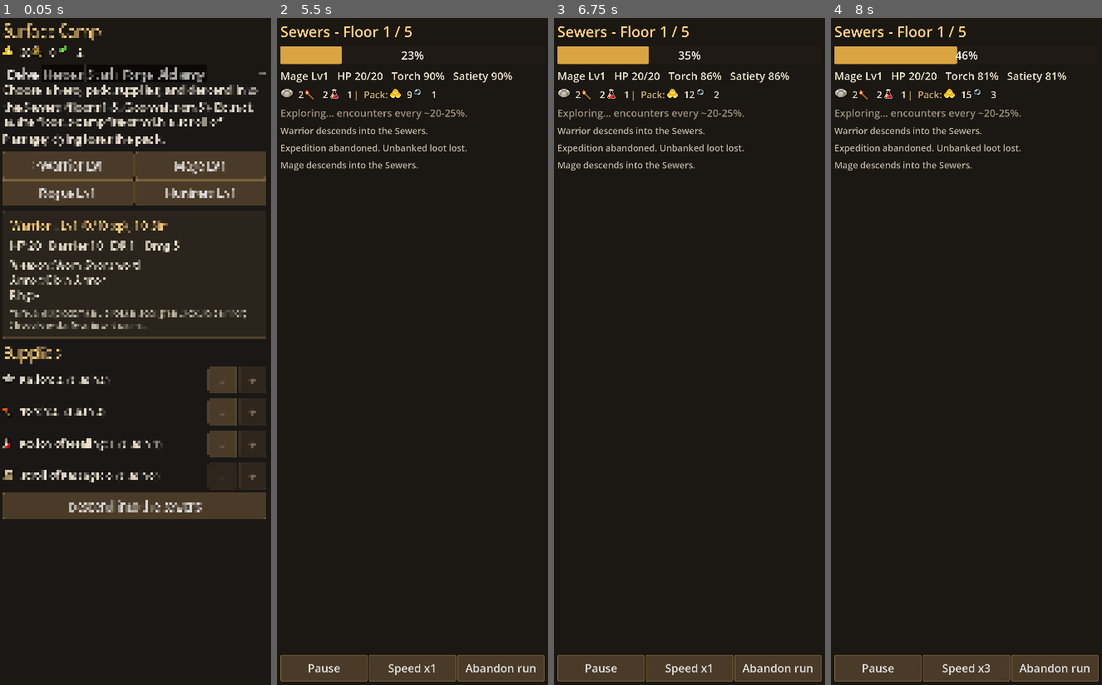
Above: before the commit, frames 1-4 (left to right).
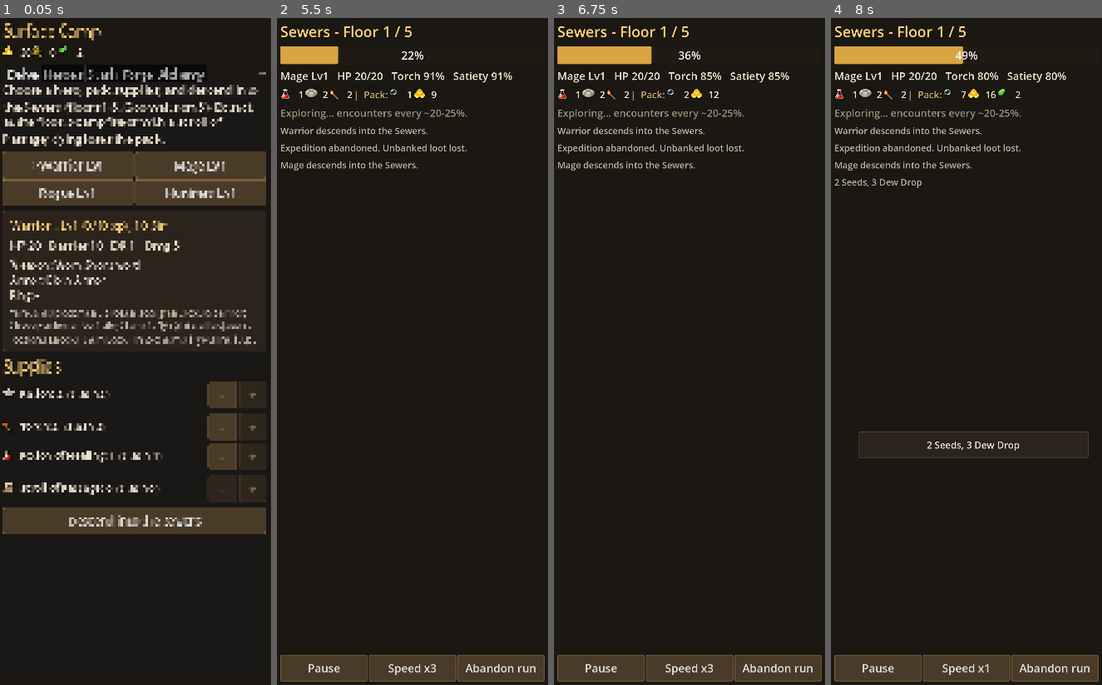
Above: after the commit, the same moments.

Repository: DaltonGoesFast/Idle-Pixel-Dungeon
Game: Godot game, scene res://tests/ui_smoke.tscn
The game is run twice, just before and just after one commit, with the same random seed, the same clock (stepped at 60 frames per second) and the same inputs. This scene is started directly instead of the project's main scene.
Inputs (mouse positions are in pixels of both pictures, inside the frame that each line leads up to):
- Up to frame 1 (0.05 s): no input
- Up to frame 2 (5.5 s): click "Speed x3" at 0.5 s; click "Abandon run" at 1.25 s; click "Abandon" at 2 s; click "Speed x3" at 2.75 s; click "Abandon run" at 3.5 s; click "Keep delving" at 4.25 s; click "Speed x3" at 5 s
- Up to frame 3 (6.75 s): click (689, 664) at 5.75 s, where only the run before the commit has a clickable "Speed x1"; click (689, 664) at 6.5 s, where only the run after the commit has a clickable "Speed x1"
- Up to frame 4 (8 s): click (966, 664) at 7.25 s, where only the run before the commit has a clickable "Speed x1"

The runs differ from the first frame. In frame 1, 9.6% of the frame differs, in the area x 0-99%, y 45-78%; in frame 2, 0.4%; in frame 3, 0.4%; in frame 4, 1.0%.

Commit message:
v0.4.0: Warrior Slam, mid-fight resume, Wand of Lightning + water conduction, save on pause

Diff:
--- a/data/heroes.json
+++ b/data/heroes.json
@@ -12,10 +12,11 @@
   "start_weapon": "worn_shortsword",
   "start_armor": "cloth_armor",
   "abilities": [
-   "shove"
+   "shove",
+   "slam"
   ],
   "unlocked_by_default": true,
-  "desc": "Tank & displacement. Broken Seal grants extra Barrier; Shove knocks foes into chasms."
+  "desc": "Tank & displacement. Broken Seal grants extra Barrier; Shove pushes a foe 1 tile; Slam (1/fight) hits all adjacent foes and knocks them back - into chasms if you line it up."
  },
  "mage": {
   "name": "Mage",
--- a/data/icons.json
+++ b/data/icons.json
@@ -45,5 +45,6 @@
  "RING_HOLDER": 5,
  "WAND_HOLDER": 4,
  "SPIRIT_BOW": 144,
- "ARTIFACT_CLOAK": 240
+ "ARTIFACT_CLOAK": 240,
+ "WAND_LIGHTNING": 211
 }
--- a/data/items.json
+++ b/data/items.json
@@ -193,5 +193,16 @@
   "type": "heirloom_cloak",
   "icon": "ARTIFACT_CLOAK",
   "heirloom": true
+ },
+ "wand_lightning": {
+  "name": "Wand of Lightning",
+  "type": "wand",
+  "bolt_dmg": 7,
+  "charges": 2,
+  "recharge": 5,
+  "chains_water": true,
+  "unknown_name": "Birch Wand",
+  "icon": "WAND_LIGHTNING",
+  "spd": "dmg 5-10"
  }
 }
--- a/data/rooms.json
+++ b/data/rooms.json
@@ -1,5 +1,5 @@
 {
- "_legend": "# wall . floor \" tall grass + door _ chasm ~ water(cosmetic) H hero start, 1-4 enemy spawn slots (filled in order), B boss",
+ "_legend": "# wall . floor \" tall grass + door _ chasm ~ shallow water (conducts lightning) H hero start, 1-4 enemy spawn slots (filled in order), B boss",
  "rooms": [
   [
    "########",
@@ -35,8 +35,8 @@
    "########",
    "#H.\"\"..#",
    "#..##..#",
-   "#.....1#",
-   "#__..\".#",
+   "#.~~~.1#",
+   "#__~~\".#",
    "#__.2..#",
    "#...+.3#",
    "########"
@@ -60,6 +60,16 @@
    "#2.....#",
    "#..__.3#",
    "########"
+  ],
+  [
+   "########",
+   "#H..~~.#",
+   "#.\".~~1#",
+   "#..+~~.#",
+   "####..##",
+   "#2..~~.#",
+   "#.\"..~3#",
+   "########"
   ]
  ],
  "boss_rooms": [
--- a/scripts/autoload/game_state.gd
+++ b/scripts/autoload/game_state.gd
@@ -126,7 +126,7 @@
 	if "bolt" in def.abilities and h.wand != "":
 		var wn := DB.item(h.wand)
 		s.bolt = {"dmg": int(wn.bolt_dmg) + int(h.level) / 2, "charges": int(wn.charges), "recharge": int(wn.recharge),
-			"burns_grass": wn.get("burns_grass", false), "name": wn.name, "magic": true}
+			"burns_grass": wn.get("burns_grass", false), "chains_water": wn.get("chains_water", false), "name": wn.name, "magic": true}
 	if "shoot" in def.abilities:
 		# SPD Spirit Bow: (1 + lvl/5) - (6 + lvl/2.5), collapsed to the average
 		var lv := int(h.level)
@@ -444,3 +444,9 @@
 		for k in run.supplies: run.supplies[k] = int(run.supplies[k])
 		for g in run.pack_gear:
 			g.uid = int(g.uid); g.lvl = int(g.lvl)
+		if run.has("pending_card") and run.pending_card.has("room"):
+			run.pending_card.room = Array(run.pending_card.room); run.pending_card.mobs = Array(run.pending_card.mobs)
+		if run.has("active_fight"):
+			# rooms/mob lists come back as plain arrays; Combat.from_dict handles the combat itself
+			var ev: Dictionary = run.active_fight.event
+			ev.room = Array(ev.room); ev.mobs = Array(ev.mobs)
--- a/scripts/autoload/save_system.gd
+++ b/scripts/autoload/save_system.gd
@@ -8,6 +8,11 @@
 func _ready() -> void:
 	load_game()
 	GameState.changed.connect(_on_changed)
+
+## Android may kill a backgrounded app at any time: save whenever we lose focus or are asked to quit.
+func _notification(what: int) -> void:
+	if what in [NOTIFICATION_APPLICATION_PAUSED, NOTIFICATION_APPLICATION_FOCUS_OUT, NOTIFICATION_WM_CLOSE_REQUEST]:
+		if autosave: save_game()
 
 func _on_changed() -> void:
 	if autosave: save_game()
--- a/scripts/core/combat.gd
+++ b/scripts/core/combat.gd
@@ -39,7 +39,8 @@
 		"barrier": 0 if darkness else hs.barrier_max, "barrier_max": hs.barrier_max, "delay": hs.delay, "next": 0.0,
 		"pos": Vector2i.ZERO, "sprite": hs.sprite, "fw": hs.fw, "fh": hs.fh, "surprise_mult": hs.get("surprise_mult", 1.5),
 		"abilities": hs.get("abilities", []), "bolt": hs.get("bolt", {}), "charges": 0, "recharge_t": 0.0, "hero": true,
-		"cloak": hs.get("cloak", {}), "cloak_charges": int(hs.get("cloak", {}).get("charges", 0)), "hidden_until": -1.0}
+		"cloak": hs.get("cloak", {}), "cloak_charges": int(hs.get("cloak", {}).get("charges", 0)), "hidden_until": -1.0,
+		"slams": 1 if "slam" in hs.get("abilities", []) else 0}
 	if not hero.bolt.is_empty(): hero.charges = hero.bolt.charges
 	units.append(hero)
 	var slots := {}
@@ -64,6 +65,35 @@
 		spawn(mob_ids[i], p)
 	_log("A fight! Barrier %d, HP %d/%d%s." % [hero.barrier, hero.hp, hero.ht, " (darkness: no Barrier)" if darkness else ""])
 
+# ------------------------------------------------------------------ persistence
+## Serialise to JSON-safe data (Vector2i -> [x, y]) so a fight survives the app being killed.
+func to_dict() -> Dictionary:
+	var us := []
+	for u in units:
+		var d: Dictionary = u.duplicate(true); d.pos = [u.pos.x, u.pos.y]; us.append(d)
+	var dz := []
+	for d in danger:
+		var e: Dictionary = d.duplicate(); e.pos = [d.pos.x, d.pos.y]; dz.append(e)
+	return {"terrain": terrain, "units": us, "danger": dz, "time": time, "log": Array(log_lines), "loot": loot,
+		"fallen_loot": fallen_loot, "xp": xp, "over": over, "won": won, "boss_killed": boss_killed, "uid": _uid}
+
+func from_dict(d: Dictionary) -> void:
+	terrain = []
+	for row in d.terrain: terrain.append(row.map(func(t): return int(t)))
+	units = []
+	for u in d.units:
+		var x: Dictionary = u.duplicate(true)
+		x.pos = Vector2i(int(u.pos[0]), int(u.pos[1]))
+		for k in ["uid", "hp", "ht", "dmg", "dr", "barrier", "barrier_max", "charges", "cloak_charges", "cooldown", "acts", "exp", "loot"]:
+			if x.has(k): x[k] = int(x[k])
+		units.append(x)
+		if x.has("hero"): hero = x
+	danger = []
+	for e in d.danger:
+		var y: Dictionary = e.duplicate(); y.pos = Vector2i(int(e.pos[0]), int(e.pos[1])); y.dmg = int(e.dmg); y.uid = int(e.uid); danger.append(y)
+	time = float(d.time); log_lines = PackedStringArray(d.log); loot = int(d.loot); fallen_loot = int(d.fallen_loot)
+	xp = int(d.xp); over = d.over; won = d.won; boss_killed = d.boss_killed; _uid = int(d.uid); events = []
+
 func _next_uid() -> int:
 	_uid += 1
 	return _uid
@@ -222,6 +252,22 @@
 	if enemies().is_empty():
 		over = true; won = true
 		_log("Room cleared!")
+
+## Lightning conducts through connected shallow water: everyone standing in it (hero included!) takes damage.
+func _shock(p: Vector2i, dmg: int) -> void:
+	var q := [p]; var seen := {p: true}
+	while not q.is_empty():
+		var c: Vector2i = q.pop_front()
+		_ev({"t": "shock", "pos": c})
+		var u = unit_at(c)
+		if c != p and u != null:
+			if u == hero: hit_hero(dmg / 2, "Your own lightning", true)
+			else: hit_mob(u, dmg, false, true)
+		for d in DIRS:
+			var n: Vector2i = c + d
+			if not seen.has(n) and tile(n) == T.WATER:
+				seen[n] = true; q.append(n)
+	_ev({"t": "sfx", "name": "lightning"})
 
 func _burn(p: Vector2i) -> void:
 	# fire spreads across connected tall grass
@@ -278,10 +324,27 @@
 	var sur := surprise_ready() and not magic
 	_break_cloak()
 	hit_mob(u, int(hero.bolt.dmg), sur, magic)
+	if hero.bolt.get("chains_water", false) and tile(p) == T.WATER:
+		_shock(p, int(hero.bolt.dmg))
 	if hero.bolt.get("burns_grass", false):
 		for d in [Vector2i.ZERO] + DIRS:
 			if tile(p + d) == T.GRASS: _burn(p + d); break
 	_end_hero_turn(1.0)
+	return true
+
+## Warrior: Slam (1 per fight, 1.5 ticks). Hits every adjacent enemy for half damage (ignores DR) and knocks them all back.
+func hero_slam() -> bool:
+	if over or not ("slam" in hero.abilities) or int(hero.get("slams", 0)) <= 0: return false
+	var adj := enemies().filter(func(e): return cheb(e.pos, hero.pos) == 1)
+	if adj.is_empty(): return false
+	hero.slams -= 1
+	_log("%s SLAMS the ground!" % hero.name)
+	_ev({"t": "sfx", "name": "rocks"}); _ev({"t": "slam", "pos": hero.pos})
+	for e in adj:
+		if e.hp <= 0: continue
+		hit_mob(e, maxi(1, int(hero.dmg) / 2), false, true)
+		if e.hp > 0: knockback(e, e.pos - hero.pos)
+	_end_hero_turn(1.5)
 	return true
 
 ## Rogue: Cloak of Shadows. Enemies lose track of you; your next attack is a Surprise.
--- a/scripts/core/combat_bot.gd
+++ b/scripts/core/combat_bot.gd
@@ -48,6 +48,11 @@
 			var dir: Vector2i = e.pos - h.pos
 			if c.tile(e.pos + dir) == Combat.T.CHASM and not e.get("boss", false):
 				return {"act": "tap", "pos": e.pos, "mode": "shove", "why": "shove it into the chasm"}
+	# 3a. warrior slam: 2+ adjacent, or one would fall into a chasm
+	if "slam" in h.abilities and int(h.get("slams", 0)) > 0:
+		var into_chasm := adj.any(func(e): return c.tile(e.pos + (e.pos - h.pos)) == Combat.T.CHASM and not e.get("boss", false))
+		if adj.size() >= 3 or into_chasm:
+			return {"act": "slam", "why": "slam the crowd"}
 	# 3b. rogue: cloak when swarmed or hurt, then strike from the shadows
 	if "cloak" in h.abilities and int(h.cloak_charges) > 0 and not c.hidden() and (adj.size() >= 2 or (adj.size() == 1 and _hits_to_kill(c, adj[0]) >= 2)):
 		return {"act": "cloak", "why": "cloak, then strike with a Surprise"}
@@ -104,6 +109,7 @@
 		match s.act:
 			"heal": used += 1; c.hero_heal(heal)
 			"cloak": if not c.hero_cloak(): c.hero_wait()
+			"slam": if not c.hero_slam(): c.hero_wait()
 			"wait": c.hero_wait()
 			"tap":
 				if not c.hero_tap(s.pos, s.mode): c.hero_wait()
--- a/scripts/core/delve.gd
+++ b/scripts/core/delve.gd
@@ -138,7 +138,7 @@
 	for k in rw:
 		match k:
 			"item_unknown":
-				var pool: Array = ["ring_might", "ring_tenacity"] if rw[k] == "ring" else ["wand_magic_missile", "wand_firebolt"]
+				var pool: Array = ["ring_might", "ring_tenacity"] if rw[k] == "ring" else ["wand_magic_missile", "wand_firebolt", "wand_lightning"]
 				var id: String = pool[(int(run.seed) + int(run.floor) + run.pack_gear.size()) % pool.size()]
 				run.pack_gear.append(_new_gear(gs, id, false))
 				parts.append(DB.item(id).unknown_name)
--- a/scripts/ui/combat_screen.gd
+++ b/scripts/ui/combat_screen.gd
@@ -23,12 +23,17 @@
 var _auto_t := 0.0
 var finished := false
 
-func setup(ev: Dictionary, done: Callable) -> void:
+## `saved` (optional) = Combat.to_dict() from GameState.run.active_fight when resuming after the app was killed.
+func setup(ev: Dictionary, done: Callable, saved := {}) -> void:
 	event = ev; on_done = done
 	var run: Dictionary = GameState.run
 	var hs: Dictionary = GameState.hero_stats(run.hero)
 	combat = Combat.new()
-	combat.setup(ev.room, hs, int(run.hp), ev.mobs, Delve.darkness(run))
+	if saved.is_empty():
+		combat.setup(ev.room, hs, int(run.hp), ev.mobs, Delve.darkness(run))
+	else:
+		combat.from_dict(saved)
+		combat._log("(fight resumed)")
 	potions = int(run.supplies.get("potion_healing", 0))
 	heal = int(DB.materials.potion_healing.heal)
 
@@ -89,6 +94,8 @@
 	_btn("Wait", func(): _act(func(): combat.hero_wait()))
 	if "shove" in h.abilities:
 		_btn("Shove: ON" if mode == "shove" else "Shove", func(): mode = "" if mode == "shove" else "shove"; grid.mode = mode; _refresh())
+	if "slam" in h.abilities:
+		_btn("Slam (%d)" % h.slams, func(): _act(func(): combat.hero_slam()), int(h.slams) > 0 and combat.enemies().any(func(e): return Combat.cheb(e.pos, h.pos) == 1))
 	if not h.cloak.is_empty():
 		_btn("Cloak (%d)" % h.cloak_charges, func(): _act(func(): combat.hero_cloak()), int(h.cloak_charges) > 0 and not combat.hidden())
 	if not h.bolt.is_empty() and not h.bolt.get("infinite", false):
@@ -115,6 +122,12 @@
 			if m != "": mode = ""; grid.mode = ""
 		)
 
+## Keep the fight in the save so Android killing the app doesn't lose it.
+func _persist() -> void:
+	if GameState.run.has("active_fight"):
+		GameState.run.active_fight.combat = combat.to_dict()
+		SaveSystem.save_game()
+
 func _inspect(u: Dictionary) -> void:
 	var spd := "fast (%.1f ticks)" % u.delay if float(u.delay) < 1.0 else "normal"
 	var extra := ""
@@ -127,6 +140,7 @@
 	grid.hint_cell = Vector2i(-1, -1)
 	f.call()
 	grid.play_events(combat.drain_events())
+	_persist()
 	if combat.over and not finished:
 		finished = true; auto = false
 		Sfx.play("levelup" if combat.won else "death")
@@ -150,6 +164,7 @@
 		"heal": _drink()
 		"wait": _act(func(): combat.hero_wait())
 		"cloak": _act(func(): if not combat.hero_cloak(): combat.hero_wait())
+		"slam": _act(func(): if not combat.hero_slam(): combat.hero_wait())
 		"tap": _act(func(): if not combat.hero_tap(s.pos, s.mode): combat.hero_wait())
 
 func _result_buttons() -> void:
@@ -167,4 +182,5 @@
 		"boss_killed": combat.boss_killed, "potions_used": potions_used}
 
 func _finish() -> void:
+	GameState.run.erase("active_fight")
 	on_done.call(result())
--- a/scripts/ui/delve_screen.gd
+++ b/scripts/ui/delve_screen.gd
@@ -34,11 +34,17 @@
 	_refresh_controls(); _show_card()
 
 func on_shown() -> void:
+	if pending.is_empty() and GameState.run.has("pending_card"): pending = GameState.run.pending_card
 	_refresh(); _show_card()
 
+var _save_t := 0.0
+
 func _process(delta: float) -> void:
 	var run: Dictionary = GameState.run
 	if run.is_empty(): return
+	_save_t += delta
+	if _save_t > 3.0:
+		_save_t = 0.0; SaveSystem.save_game()
 	if running and pending.is_empty():
 		if Delve.floor_done(run):
 			_floor_cleared()
@@ -98,6 +104,10 @@
 func _show_card() -> void:
 	if card_host == null: return
 	UIKit.clear(card_host)
+	# remember the open card in the save (an app kill must not skip an encounter)
+	if not GameState.run.is_empty():
+		if pending.is_empty() or pending.kind == "confirm_abandon": GameState.run.erase("pending_card")
+		else: GameState.run.pending_card = pending
 	if pending.is_empty():
 		var hint := "Exploring... encounters every ~20-25%." if running else "Paused."
 		card_host.add_child(UIKit.label(hint, 0.9, Color("9a8f7c")))
@@ -124,8 +134,16 @@
 	var v := _card("BOSS: " + DB.mobs[pending.mobs[0]].name if boss else "Ambush!", "You face: " + _mob_names(pending.mobs))
 	v.add_child(UIKit.button("Fight", func(): _fight(pending, {})))
 
-func _fight(ev: Dictionary, reward: Dictionary) -> void:
-	main.start_combat(ev, func(res: Dictionary): _after_fight(ev, res, reward))
+func _fight(ev: Dictionary, reward: Dictionary, saved := {}) -> void:
+	GameState.run.erase("pending_card")
+	GameState.run.active_fight = {"event": ev, "reward": reward, "combat": saved}
+	main.start_combat(ev, func(res: Dictionary): _after_fight(ev, res, reward), saved)
+	SaveSystem.save_game()
+
+## Called on launch when the save holds an unfinished fight.
+func resume_fight() -> void:
+	var af: Dictionary = GameState.run.active_fight
+	_fight(af.event, af.get("reward", {}), af.get("combat", {}))
 
 func _after_fight(ev: Dictionary, res: Dictionary, reward: Dictionary) -> void:
 	pending = {}
--- a/scripts/ui/grid_view.gd
+++ b/scripts/ui/grid_view.gd
@@ -5,7 +5,7 @@
 
 signal tapped(cell: Vector2i)
 
-const TILE_IDX := {Combat.T.FLOOR: 0, Combat.T.GRASS: 66, Combat.T.WALL: 48, Combat.T.DOOR: 56, Combat.T.CHASM: 24, Combat.T.WATER: 32}
+const TILE_IDX := {Combat.T.FLOOR: 0, Combat.T.GRASS: 66, Combat.T.WALL: 48, Combat.T.DOOR: 56, Combat.T.CHASM: 24, Combat.T.WATER: 0}
 const MOVE_TIME := 0.12
 
 var combat: Combat
@@ -61,6 +61,7 @@
 				Sfx.play("zap" if e.get("magic", true) else "atk_spiritbow")
 			"blast": blasts.append({"pos": Vector2(e.pos), "t": 0.0}); Sfx.play("hit_crush")
 			"telegraph": Sfx.play("alert")
+			"shock": blasts.append({"pos": Vector2(e.pos), "t": 0.0, "shock": true})
 			"burn": blasts.append({"pos": Vector2(e.pos), "t": 0.0, "fire": true}); Sfx.play("burning")
 			"move": if e.uid == combat.hero.uid: Sfx.play("step", 1.1)
 			"sfx": Sfx.play(e.name)
@@ -113,6 +114,7 @@
 			if t == Combat.T.GRASS or t == Combat.T.DOOR: _tile(r, 0)
 			_tile(r, TILE_IDX[t])
 			if t == Combat.T.CHASM: draw_rect(r, Color(0, 0, 0, 0.6))
+			if t == Combat.T.WATER: draw_rect(r, Color(0.25, 0.45, 0.8, 0.45 + 0.05 * sin(anim_t * 2.0 + x + y)))
 	# reachable / targetable highlights
 	var hp: Vector2i = combat.hero.pos
 	if not combat.over:
@@ -162,6 +164,7 @@
 		draw_line(a, a.lerp(b, clampf(s.t / 0.12, 0, 1)), sc, maxf(3, cs * 0.08))
 	for b in blasts:
 		var c := Color(1, 0.6, 0.1, 1.0 - b.t / 0.35) if b.get("fire", false) else Color(1, 0.3, 0.2, 1.0 - b.t / 0.35)
+		if b.get("shock", false): c = Color(0.7, 0.9, 1.0, 1.0 - b.t / 0.35)
 		draw_rect(cell_rect(b.pos).grow(b.t * cs * 0.3), c, false, 3.0)
 	var font := get_theme_default_font()
 	var fs := int(maxf(14, cs * 0.38))
--- a/scripts/ui/main.gd
+++ b/scripts/ui/main.gd
@@ -28,7 +28,9 @@
 	_relayout()
 	GameState.tick_identify()
 	if GameState.run.is_empty(): show_camp()
-	else: show_delve()
+	else:
+		show_delve()
+		if GameState.run.has("active_fight"): delve.resume_fight()
 
 func _process(delta: float) -> void:
 	_id_timer += delta
@@ -83,9 +85,9 @@
 	Sfx.music(DB.biomes[GameState.run.biome].music)
 
 ## Called by DelveScreen. on_done(result: Dictionary) gets {won, hp, loot, fallen_loot, xp, boss_killed, potions_used}.
-func start_combat(event: Dictionary, on_done: Callable) -> void:
+func start_combat(event: Dictionary, on_done: Callable, saved := {}) -> void:
 	var s := CombatScreen.new(); s.main = self
-	s.setup(event, on_done)
+	s.setup(event, on_done, saved)
 	_set_screen(s)
 	if event.get("boss", false): Sfx.music(DB.biomes[GameState.run.biome].boss_music); Sfx.play("boss")
 
--- a/tests/run_tests.gd
+++ b/tests/run_tests.gd
@@ -110,6 +110,31 @@
 	check(cc.hero.hp + cc.hero.barrier == hp_before, "hidden rogue isn't attacked")
 	cc.hero_tap(rat.pos)
 	check(rat.hp <= 0, "cloaked dagger surprise (x2) kills a rat")
+	# warrior slam knocks a crowd back
+	var sl := Combat.new(); var ws := warrior(gs); sl.setup(DB.rooms[0], ws, ws.ht, ["rat", "rat"])
+	var r1 = sl.enemies()[0]; var r2 = sl.enemies()[1]
+	sl.hero.pos = Vector2i(3, 4); r1.pos = Vector2i(3, 3); r2.pos = Vector2i(4, 4)   # chasm at (3,2)? room0 rows 2-3 x3-4
+	check(sl.hero_slam(), "warrior can slam")
+	check(r1.hp <= 0, "slam knocks a rat into the chasm")
+	check(not sl.hero_slam(), "slam is once per fight")
+	# lightning chains through water
+	gs.heroes.mage.wand = "wand_lightning"
+	var ls: Dictionary = gs.hero_stats("mage")
+	var lc := Combat.new(); lc.setup(DB.rooms[6], ls, ls.ht, ["rat", "rat"])
+	var la = lc.enemies()[0]; var lb = lc.enemies()[1]
+	la.pos = Vector2i(4, 2); lb.pos = Vector2i(5, 3); lc.hero.pos = Vector2i(2, 2)
+	check(lc.tile(la.pos) == Combat.T.WATER and lc.tile(lb.pos) == Combat.T.WATER, "test rats stand in water")
+	la.hp = 5; lb.hp = 3
+	lc.hero_bolt(la.pos)
+	check(la.hp <= 0 and lb.hp <= 0, "lightning chains through connected water")
+	gs.heroes.mage.wand = "wand_magic_missile"
+	# combat save/restore round trip
+	var sv := Combat.new(); sv.setup(DB.rooms[1], ws, ws.ht, ["gnoll", "crab"])
+	for i in 3: sv.hero_wait()
+	var snap: Dictionary = JSON.parse_string(JSON.stringify(sv.to_dict()))
+	var rs2 := Combat.new(); rs2.from_dict(snap)
+	CombatBot.play(sv); CombatBot.play(rs2)
+	check(sv.log_lines == rs2.log_lines, "restored fight plays out identically")
 	# huntress arrows are unlimited and respect DR
 	var hu: Dictionary = gs.hero_stats("huntress")
 	var hc := Combat.new(); hc.setup(DB.rooms[0], hu, hu.ht, ["crab"])
--- a/tests/ui_smoke.gd
+++ b/tests/ui_smoke.gd
@@ -7,9 +7,11 @@
 var stage := 0
 var classes := ["warrior", "mage", "rogue", "huntress"]
 var ci := 0
+var resumed := false
 
 func _ready() -> void:
 	SaveSystem.autosave = false
+	SaveSystem.wipe()
 	SaveSystem.path = "user://ui_smoke.json"
 	GameState.new_game()
 	for c in GameState.heroes: GameState.heroes[c].unlocked = true
@@ -35,7 +37,19 @@
 func _drive() -> void:
 	var s = main.screen
 	if s.get_script().resource_path.ends_with("combat_screen.gd"):
-		if not s.finished: s._do_bot()
+		if not s.finished:
+			s._do_bot()
+			if stage == 0 and s.combat.log_lines.size() >= 3 and not s.finished and not resumed:
+				# simulate Android killing the app mid-fight: save, rebuild everything from disk, resume
+				resumed = true
+				SaveSystem.save_game()
+				main.queue_free(); main = load("res://scenes/main.tscn").instantiate()
+				GameState.new_game(); SaveSystem.load_game()
+				add_child(main)
+				await get_tree().process_frame
+				_check(main.screen.get_script().resource_path.ends_with("combat_screen.gd"), "fight resumed after simulated kill")
+				_check(main.screen.combat.log_lines.size() >= 4, "resumed fight kept its state")
+				print("  resumed fight after simulated app kill OK")
 		else:
 			stage += 1
 			if stage == 1:
Not shown, added: assets/sounds/lightning.mp3.import
Not shown, added: assets/sounds/rocks.mp3.import
Not shown, changed: export_presets.cfg
Not shown, added: assets/sounds/lightning.mp3
Not shown, added: assets/sounds/rocks.mp3
Not shown, changed: docs/BALANCE.md
Not shown, changed: docs/CHANGELOG.md
Not shown, changed: docs/CONTENT.md
Not shown, changed: docs/DECISIONS.md
